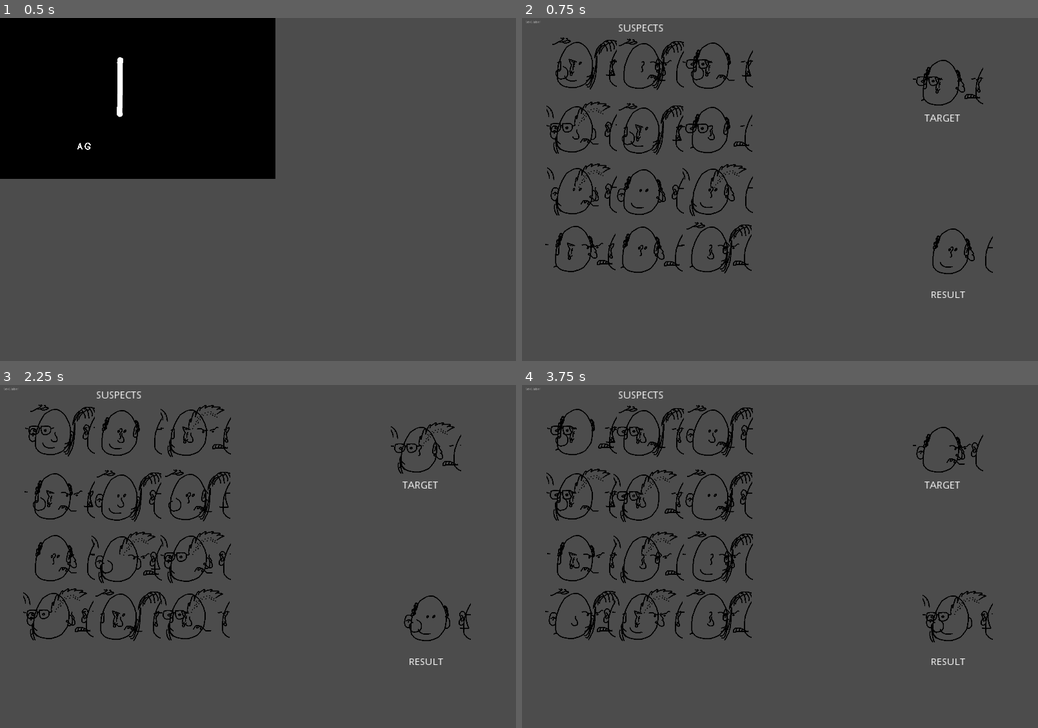
Above: before the commit, frames 1-4 (two rows, left to right).
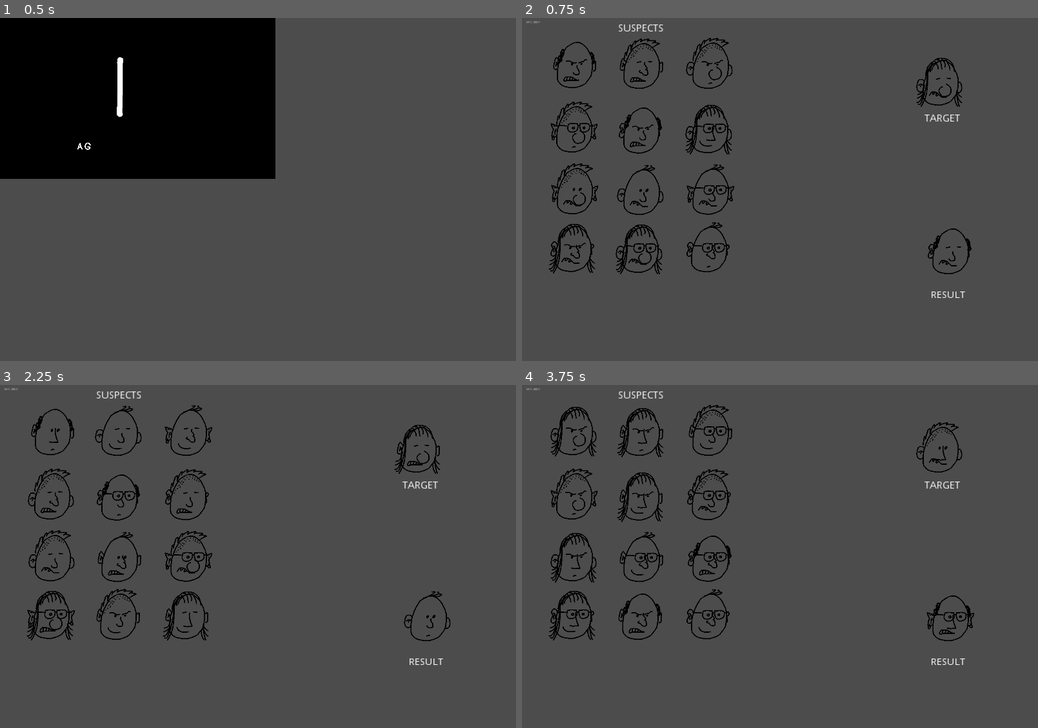
Above: after the commit, the same moments.

Repository: skarnl/godot--gmtk2021
Game: Godot game, scene res://screens/splash.tscn
Same seed, same stepped clock (60 frames per second), same inputs: the game is played once before the commit and once after it.
Inputs:
- Up to frame 1 (0.5 s): no input
- Up to frame 2 (0.75 s): tap Enter (ui_accept) at 0.5 s
- Up to frame 3 (2.25 s): tap Enter (ui_accept) at 0.77, 1.25, 1.52 s; tap R (restart) at 2 s
- Up to frame 4 (3.75 s): tap Enter (ui_accept) at 2.75, 3.02 s; tap R (restart) at 3.5 s

Frame 1 is identical in both runs. In frame 2, 4.8% of the frame differs, in the area x 4-92%, y 5-75%; in frame 3, 4.9%; in frame 4, 5.5%, in the area x 4-92%, y 5-76%.

Commit message:
Correct vframes and hframes on _ready

Diff:
--- a/entities/person/person.gd
+++ b/entities/person/person.gd
@@ -11,24 +11,33 @@
 
 var rng: RandomNumberGenerator = RandomNumberGenerator.new()
 
-
-var PARTS = ['hair', 'ears', 'eyes', 'nose', 'mouth']
+var VARIANTS = 4
+var PARTS = ['ears', 'eyes', 'nose', 'mouth', 'hair']
 
 
 func _ready() -> void:
 	rng.randomize()
 
 #	head - don't set it now, since we only have a circled variant
+	_correct_frame_numbers()
 
-#	this will make all the parts random
+#	this will make all the parts random, since we pass in an empty configuration
 	set_configuration({})
 
-	# debug
-	print(get_configuration())
+
+# fix the hframes, so we don't have to adjust them in the editor when adding new variants
+func _correct_frame_numbers() -> void:
+	var vframe = 1.0
+	for part in PARTS:
+		self[part].set_vframes(6)
+		self[part].set_hframes(VARIANTS)
+		self[part].set_frame_coords(Vector2(0, vframe))
+
+		vframe += 1.0
 
 
 func set_configuration(config: Dictionary, exclude: Dictionary = {}) -> void:
-	for part in ['hair', 'ears', 'eyes', 'nose', 'mouth']:
+	for part in PARTS:
 		var sprite = self[part]
 
 		if (config.has(part)):
@@ -52,7 +61,7 @@
 
 	var config = {}
 
-	for sprite in ['hair', 'ears', 'eyes', 'nose', 'mouth']:
-		config[sprite] = self[sprite].get_frame_coords().x
+	for part in PARTS:
+		config[part] = self[part].get_frame_coords().x
 
 	return config
--- a/entities/person/person.tscn
+++ b/entities/person/person.tscn
@@ -10,45 +10,45 @@
 rotation = -0.00068551
 texture = ExtResource( 2 )
 centered = false
-hframes = 3
+hframes = 4
 vframes = 6
 
 [node name="Ears" type="Sprite" parent="."]
 rotation = -0.00068551
 texture = ExtResource( 2 )
 centered = false
-hframes = 3
+hframes = 4
 vframes = 6
-frame = 3
+frame = 4
 
 [node name="Eyes" type="Sprite" parent="."]
 rotation = -0.00068551
 texture = ExtResource( 2 )
 centered = false
-hframes = 3
+hframes = 4
 vframes = 6
-frame = 6
+frame = 11
 
 [node name="Nose" type="Sprite" parent="."]
 rotation = -0.00068551
 texture = ExtResource( 2 )
 centered = false
-hframes = 3
+hframes = 4
 vframes = 6
-frame = 9
+frame = 12
 
 [node name="Mouth" type="Sprite" parent="."]
 rotation = -0.00068551
 texture = ExtResource( 2 )
 centered = false
-hframes = 3
+hframes = 4
 vframes = 6
-frame = 12
+frame = 16
 
 [node name="Hair" type="Sprite" parent="."]
 rotation = -0.00068551
 texture = ExtResource( 2 )
 centered = false
-hframes = 3
+hframes = 4
 vframes = 6
-frame = 15
+frame = 20
